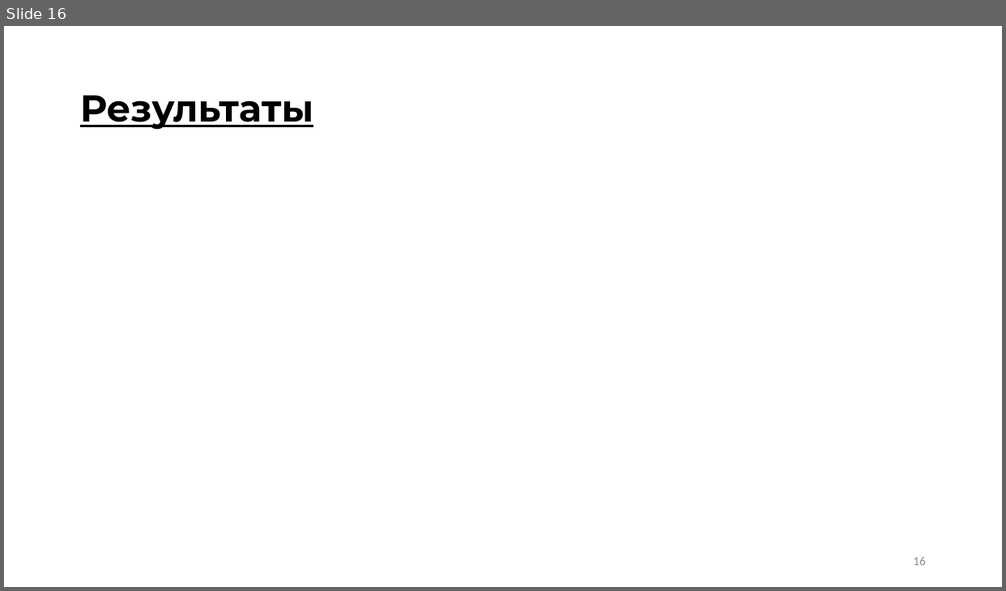
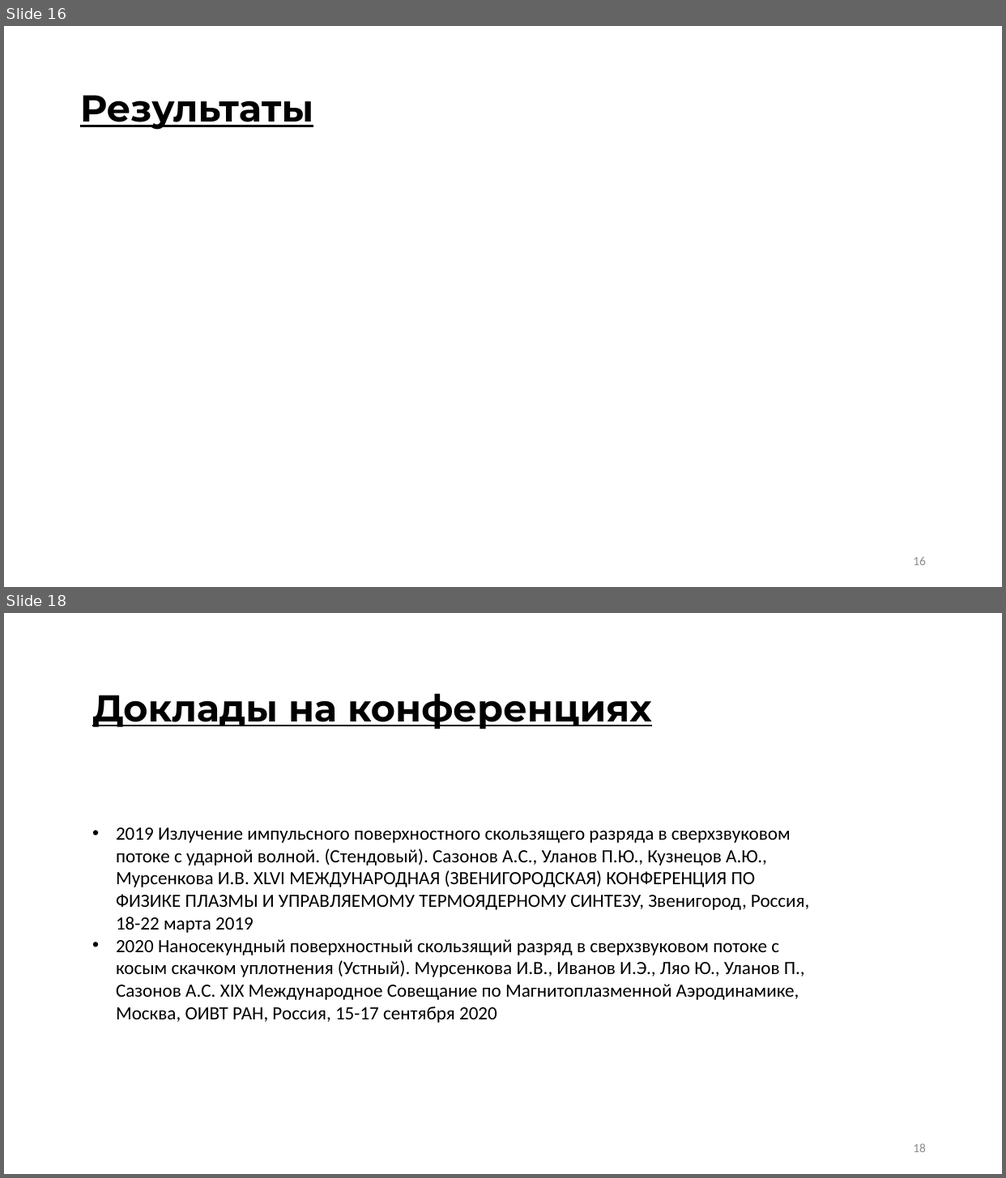
Before and after one commit to ulanich/msu, a slide deck: МАГ.ДИСС/предзащита.pptx. Shown one above the other, each under a label of ours: slide 16 before the commit, slides 16 and 18 after it; the slides between them are not shown. The pictures are 1006x591 and 1006x1178 pixels, drawn with LibreOffice and Linux fonts; fonts in the diff are those of the drawing; grey boxes stand for pictures. Boxes give left, top, right and bottom in pixels: in the first picture for what was removed or moved away, otherwise in the second. Text is boxed around its words. In the diff, an @@ line names an element or a change of style, - is before the commit and + after.

```diff
--- a/МАГ.ДИСС/предзащита.pptx
+++ b/МАГ.ДИСС/предзащита.pptx
@@ slide 18 added at (4, 613, 1002, 1174), background #FFFFFF @@
@@ text added at (92, 693, 652, 729), 36 pt, text #000000, bold, underline @@
+Доклады на конференциях
@@ text added at (116, 828, 809, 1023), 18 pt, text #000000 @@
+• 2019 Излучение импульсного поверхностного скользящего разряда в сверхзвуковом потоке с ударной волной. (Стендовый). Сазонов А.С., Уланов П.Ю., Кузнецов А.Ю., Мурсенкова И.В. XLVI МЕЖДУНАРОДНАЯ (ЗВЕНИГОРОДСКАЯ) КОНФЕРЕНЦИЯ ПО ФИЗИКЕ ПЛАЗМЫ И УПРАВЛЯЕМОМУ ТЕРМОЯДЕРНОМУ СИНТЕЗУ, Звенигород, Россия, 18-22 марта 2019
+• 2020 Наносекундный поверхностный скользящий разряд в сверхзвуковом потоке с косым скачком уплотнения (Устный). Мурсенкова И.В., Иванов И.Э., Ляо Ю., Уланов П., Сазонов А.С. XIX Международное Совещание по Магнитоплазменной Аэродинамике, Москва, ОИВТ РАН, Россия, 15-17 сентября 2020
@@ page number added at (913, 1144, 926, 1152), 12 pt, text #8C8C8C @@
+18
```
Also in this commit, not shown: 2 other slides added.
